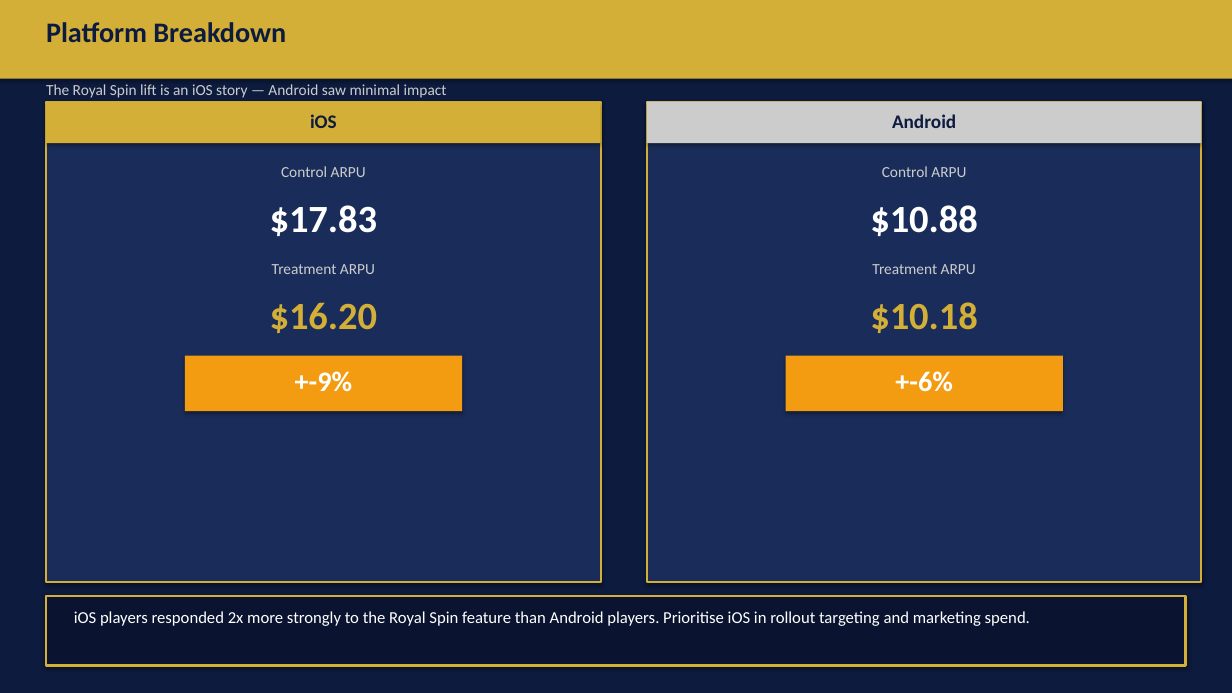
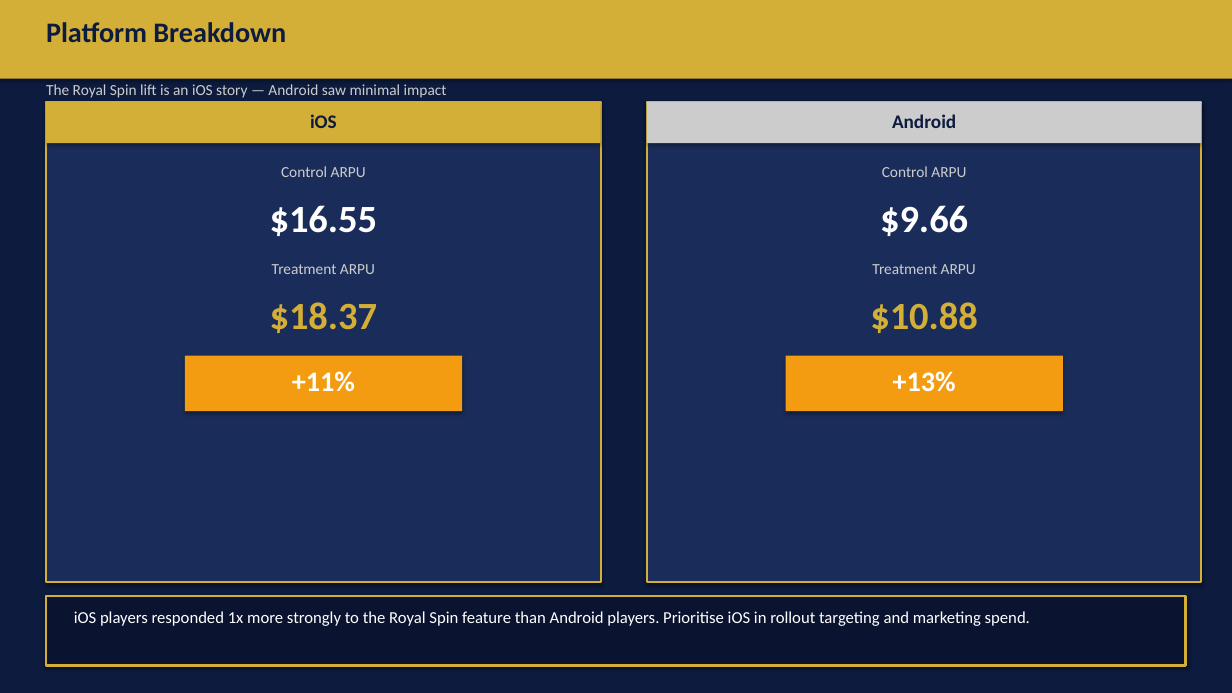
Before and after one commit to DannyEzersky/royal-flush-casino, a slide deck: slide 7 of exports/royal_spin_ab_test.pptx. Drawn at 1232x693 pixels with LibreOffice and Linux fonts; fonts in the diff are those of the drawing. Boxes give left, top, right and bottom in pixels: in the first picture for what was removed or moved away, otherwise in the second. Text is boxed around its words. In the diff, an @@ line names an element or a change of style, - is before the commit and + after.

```diff
--- a/exports/royal_spin_ab_test.pptx
+++ b/exports/royal_spin_ab_test.pptx
@@ text at (x1=270, y1=205, x2=378, y2=236): text changed @@
-$17.83
+$16.55
@@ text at (x1=880, y1=205, x2=968, y2=236): text changed @@
-$10.88
+$9.66
@@ text at (x1=270, y1=302, x2=378, y2=333): text changed @@
-$16.20
+$18.37
@@ text at (x1=870, y1=302, x2=978, y2=333): text changed @@
-$10.18
+$10.88
@@ text at (x1=292, y1=371, x2=355, y2=392): text changed @@
-+-9%
++11%
@@ text at (x1=893, y1=371, x2=956, y2=392): text changed @@
-+-6%
++13%
@@ text at (x1=74, y1=611, x2=1030, y2=626): text changed @@
-iOS players responded 2x more strongly to the Royal Spin feature than Android players. Prioritise iOS in rollout targeting and marketing spend.
+iOS players responded 1x more strongly to the Royal Spin feature than Android players. Prioritise iOS in rollout targeting and marketing spend.
```
Also in this commit, not shown: 7 other slides changed, 5 other files.
